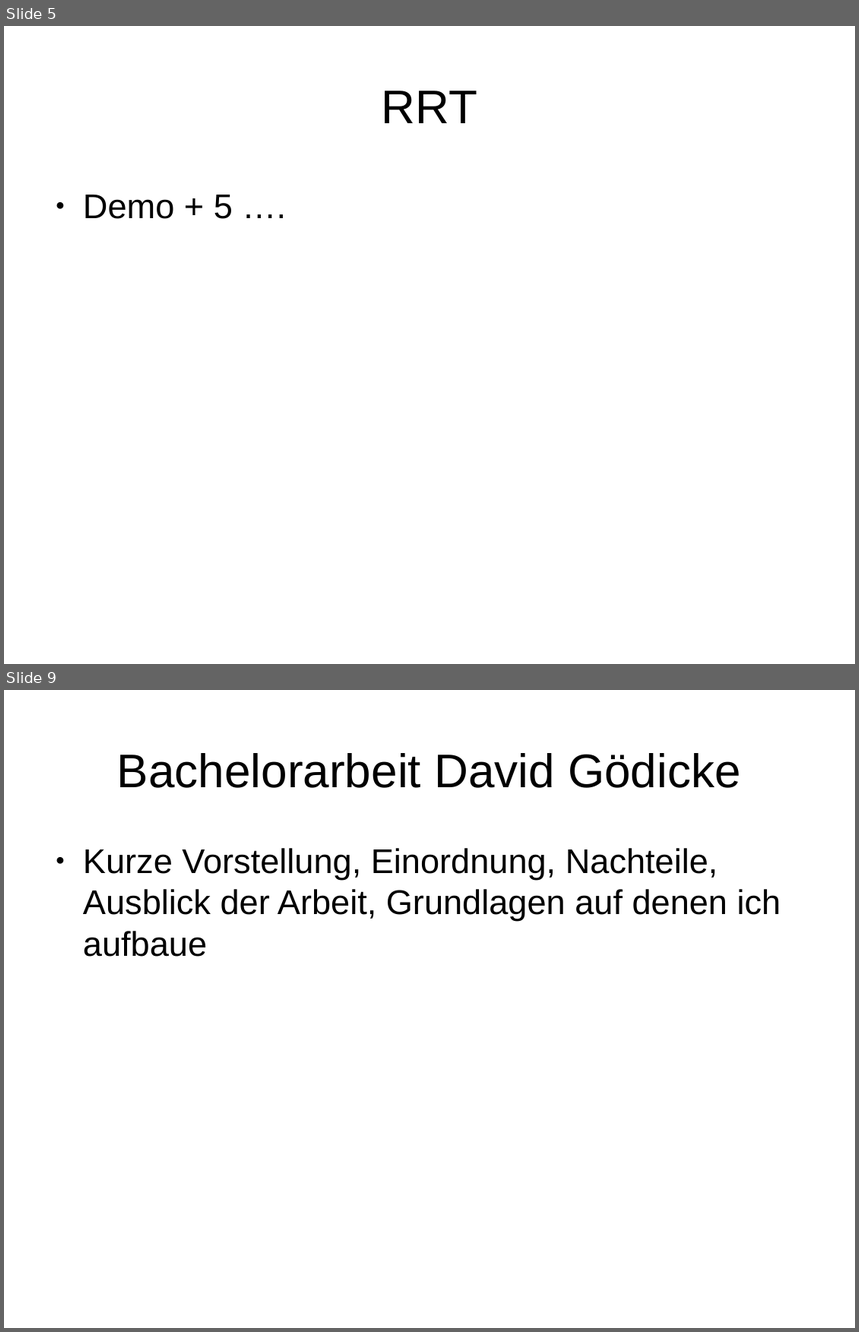
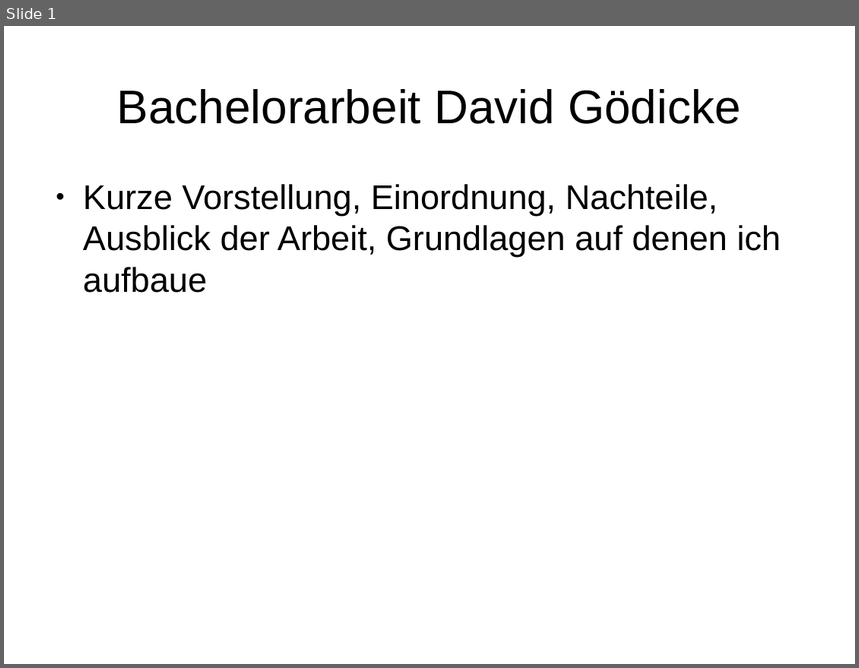
Before and after one commit to bernd96/Bachelorarbeit, a slide deck: Verteidigung/RRT_STAR_Presentation2.odp. Shown one above the other, each under a label of ours: slides 5 and 9 before the commit, slide 1 after it; the slides between them are not shown. The pictures are 859x1332 and 859x668 pixels, drawn with LibreOffice and Linux fonts; fonts in the diff are those of the drawing. Boxes give left, top, right and bottom in pixels: in the first picture for what was removed or moved away, otherwise in the second. Text is boxed around its words. In the diff, an @@ line names an element or a change of style, - is before the commit and + after.

```diff
--- a/Verteidigung/RRT_STAR_Presentation2.odp
+++ b/Verteidigung/RRT_STAR_Presentation2.odp
@@ slide 5 removed at (4,26,855,664), background #FFFFFF @@
@@ title removed at (382,91,477,123) @@
-RRT
@@ text removed at (83,195,233,219) @@
-● Demo + 5 ….
@@ what was slide 9 is now slide 1 @@
```
Also in this commit, not shown: 17 other slides removed, 24 other files.
